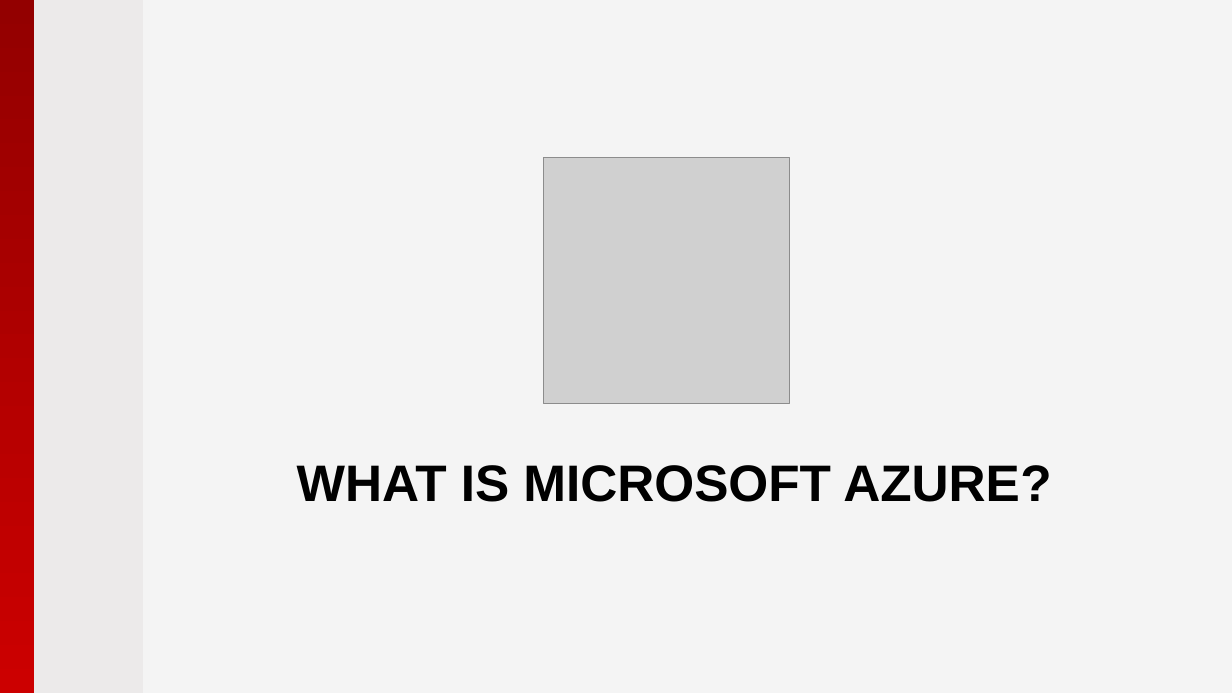
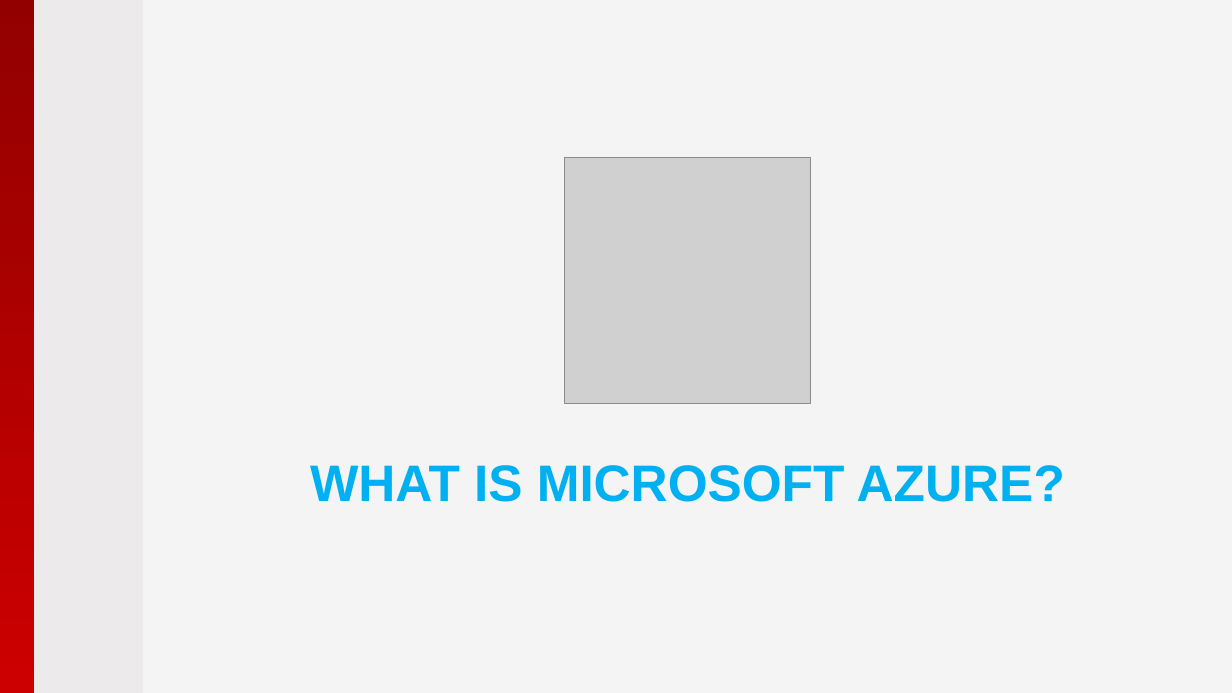
Before and after one commit to pryabov/Hackathon-2015, a slide deck: slide 2 of Presentation/2015 - Microsoft Azure.pptx. Drawn at 1232x693 pixels with LibreOffice and Linux fonts; fonts in the diff are those of the drawing; grey boxes stand for pictures; background and template pictures are left out. Boxes give left, top, right and bottom in pixels: in the first picture for what was removed or moved away, otherwise in the second. Text is boxed around its words. In the diff, an @@ line names an element or a change of style, - is before the commit and + after.

```diff
--- a/Presentation/2015 - Microsoft Azure.pptx
+++ b/Presentation/2015 - Microsoft Azure.pptx
@@ picture: place and size @@
-picture at bbox=[543, 157, 790, 404]
+picture at bbox=[565, 157, 811, 404]
@@ title "WHAT IS MICROSOFT AZURE?": place and size @@
-title "WHAT IS MICROSOFT AZURE?" at bbox=[297, 465, 1051, 502]
+title "WHAT IS MICROSOFT AZURE?" at bbox=[310, 465, 1065, 502]
@@ title "WHAT IS MICROSOFT AZURE?" at bbox=[310, 465, 1065, 502]: text colour #000000 to #00B0F0; alignment left to centre @@
```
Also in this commit, not shown: 10 other slides changed, 3 slides added, 9 other files.
